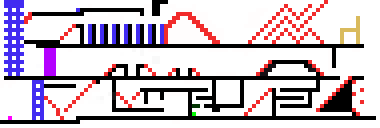
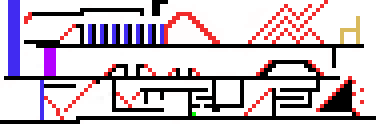
Layers edited between the first and the second 380×128 image:
hid "Camada" over [8,116,12,120]
painted on "Camada colada" over [4,0,364,120]
